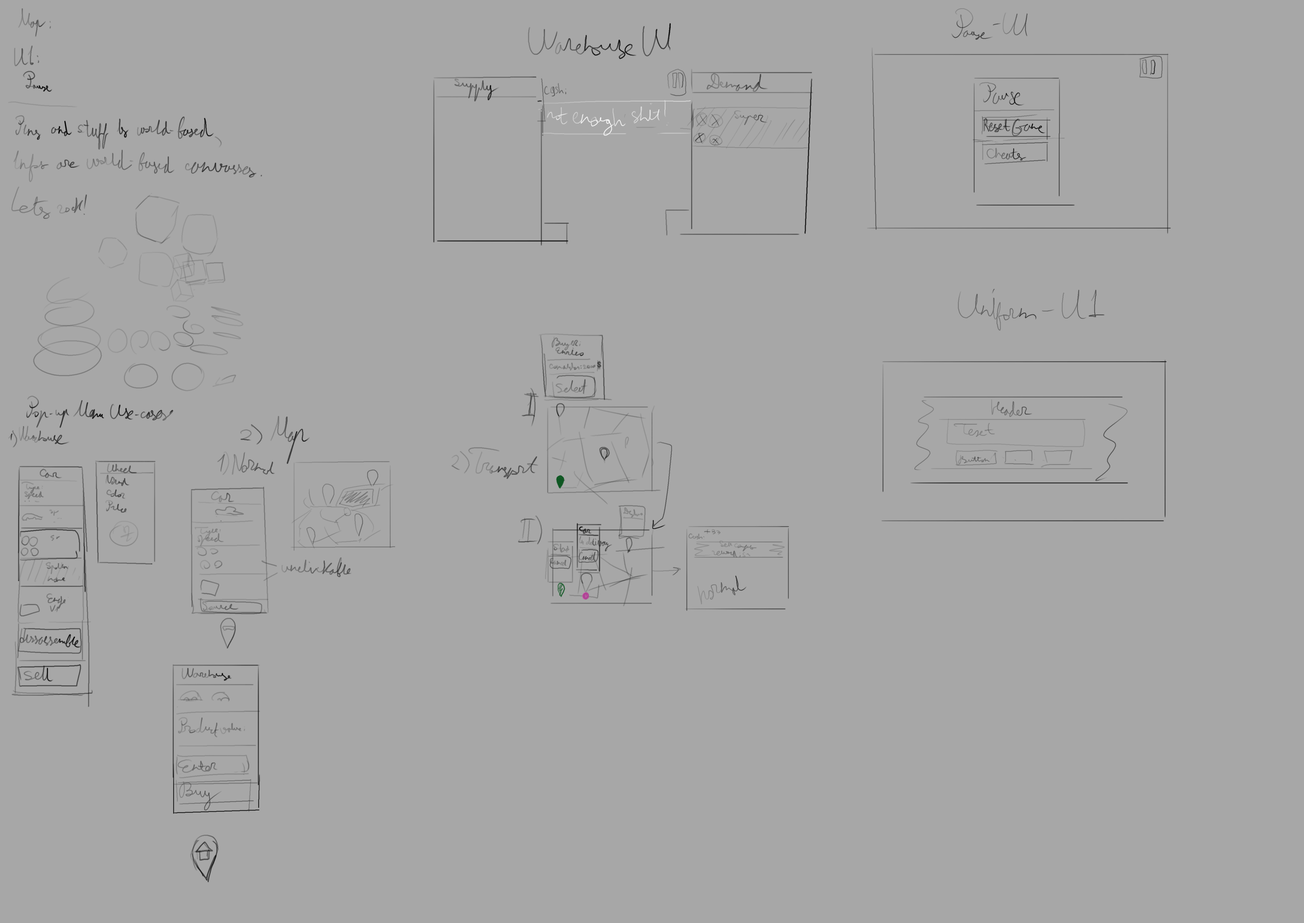
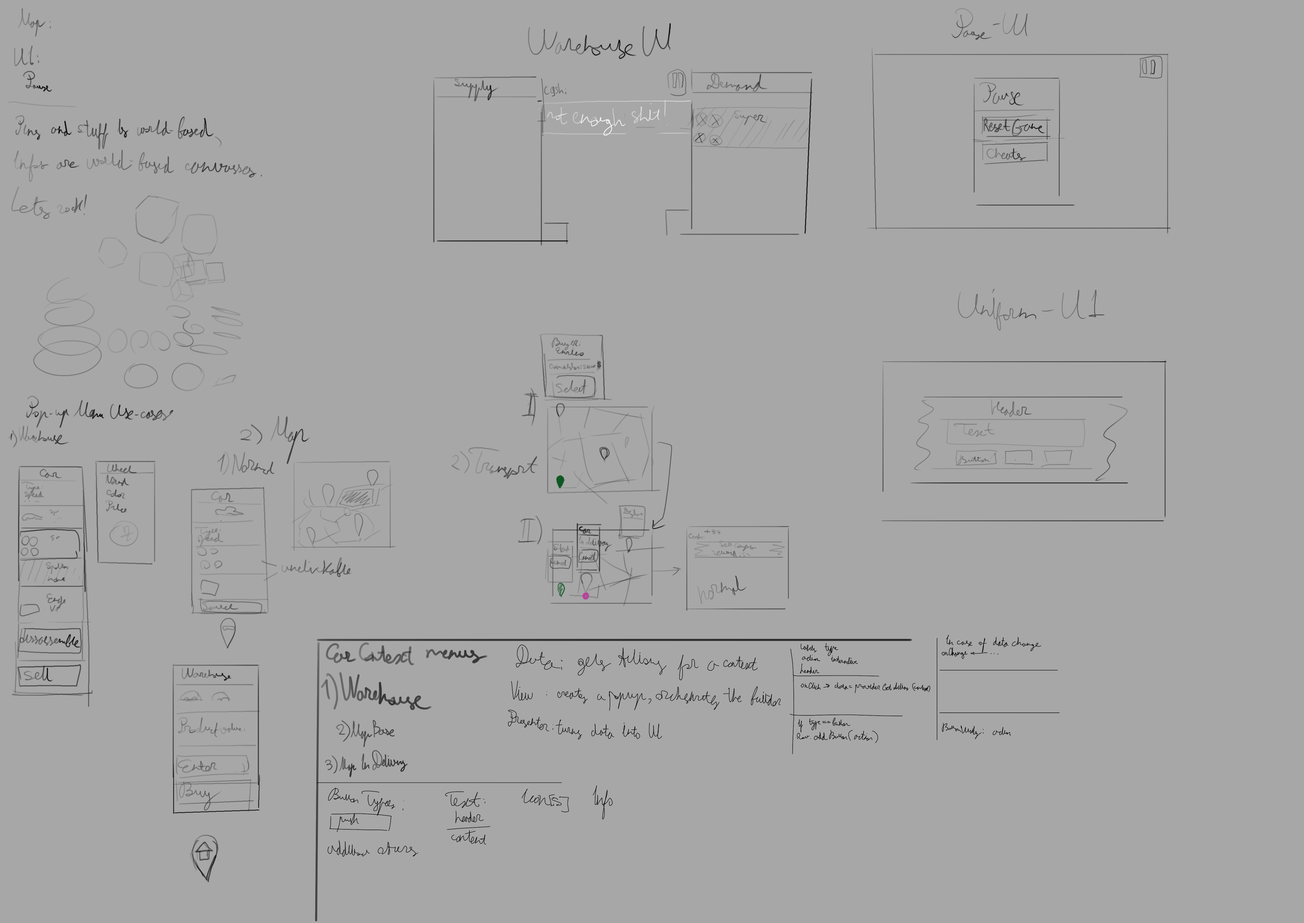
Before/after of a 1304px x 923px layered artwork. What changed in the layer stack:
added layer "Paint Layer 3" above "Paint Layer 2" over [315, 634, 1061, 922]
painted on "Paint Layer 1" over [315, 638, 825, 909]
